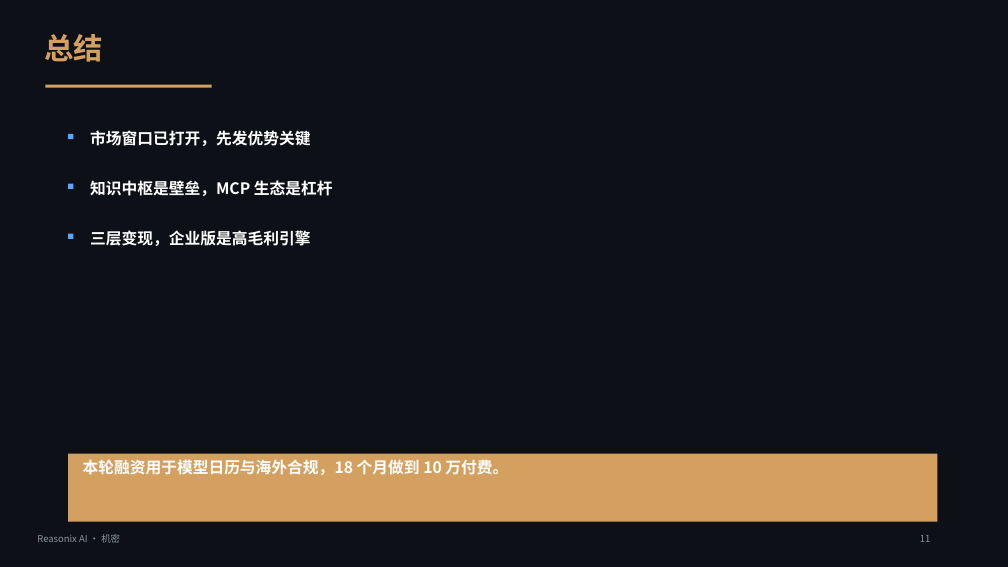
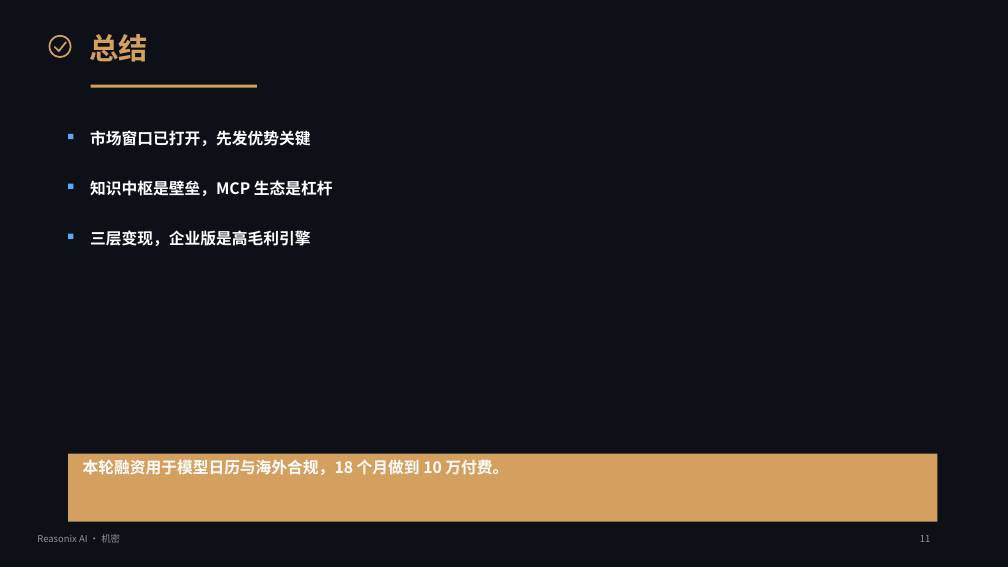
Before and after one commit to xmwcg/ppt-pro-studio, a slide deck: slide 11 of output/hifi.pptx. Drawn at 1008x567 pixels with LibreOffice and Linux fonts; fonts in the diff are those of the drawing. Boxes give left, top, right and bottom in pixels: in the first picture for what was removed or moved away, otherwise in the second. Text is boxed around its words. In the diff, an @@ line names an element or a change of style, - is before the commit and + after.

```diff
--- a/output/hifi.pptx
+++ b/output/hifi.pptx
@@ freeform shape added at box(49, 36, 70, 57), outline #D4A060 1.65 pt @@
@@ freeform shape added at box(54, 42, 66, 51), outline #D4A060 1.65 pt @@
@@ text "总结": place and size @@
-text "总结" at box(44, 34, 103, 62)
+text "总结" at box(90, 34, 149, 62)
@@ rectangle: place and size @@
-rectangle at box(45, 85, 212, 88)
+rectangle at box(91, 85, 257, 88)
```
Also in this commit, not shown: 11 other slides changed, 5 other files.
